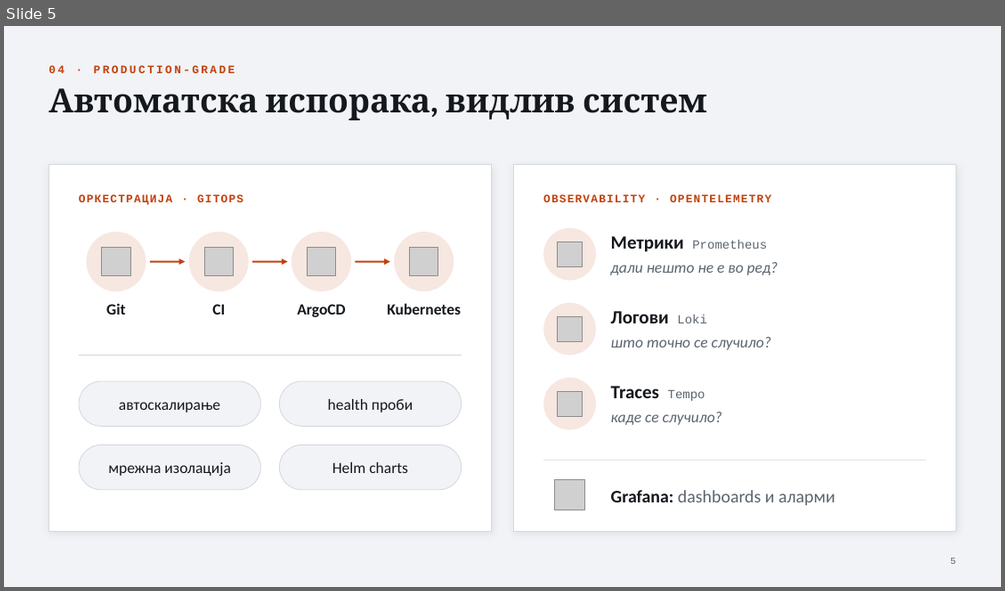
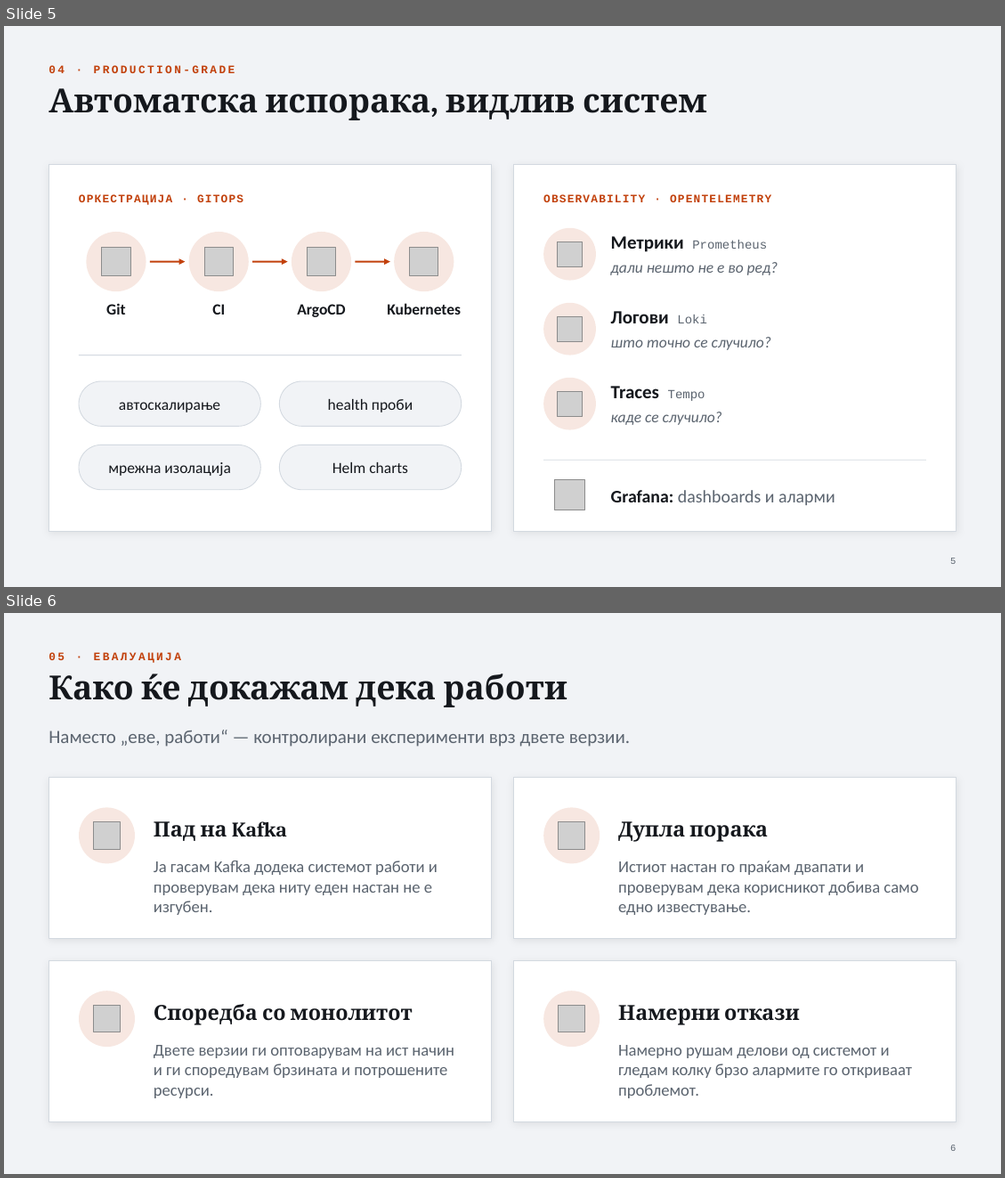
Before and after one commit to Dkostoski30/automarket2-be, a slide deck: docs/predlog.pptx. Shown one above the other, each under a label of ours: slide 5 before the commit, slides 5 and 6 after it. The pictures are 1005x591 and 1005x1178 pixels, drawn with LibreOffice and Linux fonts; fonts in the diff are those of the drawing; grey boxes stand for pictures. Boxes give left, top, right and bottom in pixels: in the first picture for what was removed or moved away, otherwise in the second. Text is boxed around its words. In the diff, an @@ line names an element or a change of style, - is before the commit and + after.

```diff
--- a/docs/predlog.pptx
+++ b/docs/predlog.pptx
@@ slide 6 added at [4, 613, 1001, 1174], background #F1F3F6 @@
@@ text added at [48, 652, 181, 663], 11 pt, text #C2410C, bold @@
+05 · ЕВАЛУАЦИЈА
@@ title added at [48, 674, 567, 707], 32 pt, text #15181D, bold @@
+Како ќе докажам дека работи
@@ text added at [48, 730, 630, 747], 18 pt, text #5B646F @@
+Наместо „еве, работи“ — контролирани експерименти врз двете верзии.
@@ rectangle added at [48, 778, 492, 938], fill #FFFFFF, outline #D3D9E0 0.75 pt @@
@@ rectangle added at [514, 778, 956, 938], fill #FFFFFF, outline #D3D9E0 0.75 pt @@
@@ ellipse added at [79, 807, 135, 863], fill #C2410C at 12% opacity @@
@@ picture added at [94, 821, 121, 849] @@
@@ text added at [154, 821, 287, 841], 20 pt, text #15181D, bold @@
+Пад на Kafka
@@ ellipse added at [544, 807, 600, 863], fill #C2410C at 12% opacity @@
@@ picture added at [558, 821, 585, 849] @@
@@ text added at [618, 821, 768, 842], 20 pt, text #15181D, bold @@
+Дупла порака
@@ text added at [154, 860, 437, 915], 16 pt, text #5B646F @@
+Ја гасам Kafka додека системот работи и проверувам дека ниту еден настан не е изгубен.
@@ text added at [618, 860, 918, 915], 16 pt, text #5B646F @@
+Истиот настан го праќам двапати и проверувам дека корисникот добива само едно известување.
@@ rectangle added at [48, 961, 492, 1121], fill #FFFFFF, outline #D3D9E0 0.75 pt @@
@@ rectangle added at [514, 961, 956, 1121], fill #FFFFFF, outline #D3D9E0 0.75 pt @@
@@ ellipse added at [79, 990, 135, 1046], fill #C2410C at 12% opacity @@
@@ picture added at [94, 1005, 121, 1032] @@
@@ text added at [154, 1004, 413, 1025], 20 pt, text #15181D, bold @@
+Споредба со монолитот
@@ ellipse added at [544, 990, 600, 1046], fill #C2410C at 12% opacity @@
@@ picture added at [558, 1005, 585, 1032] @@
@@ text added at [618, 1005, 800, 1025], 20 pt, text #15181D, bold @@
+Намерни откази
@@ text added at [154, 1045, 454, 1098], 16 pt, text #5B646F @@
+Двете верзии ги оптоварувам на ист начин и ги споредувам брзината и потрошените ресурси.
@@ text added at [618, 1045, 912, 1098], 16 pt, text #5B646F @@
+Намерно рушам делови од системот и гледам колку брзо алармите го откриваат проблемот.
@@ page number added at [950, 1144, 955, 1151], 9 pt, text #5B646F @@
+6
```
Also in this commit, not shown: 1 slide changed, 1 other slide added, 2 slides removed, 1 other file.
